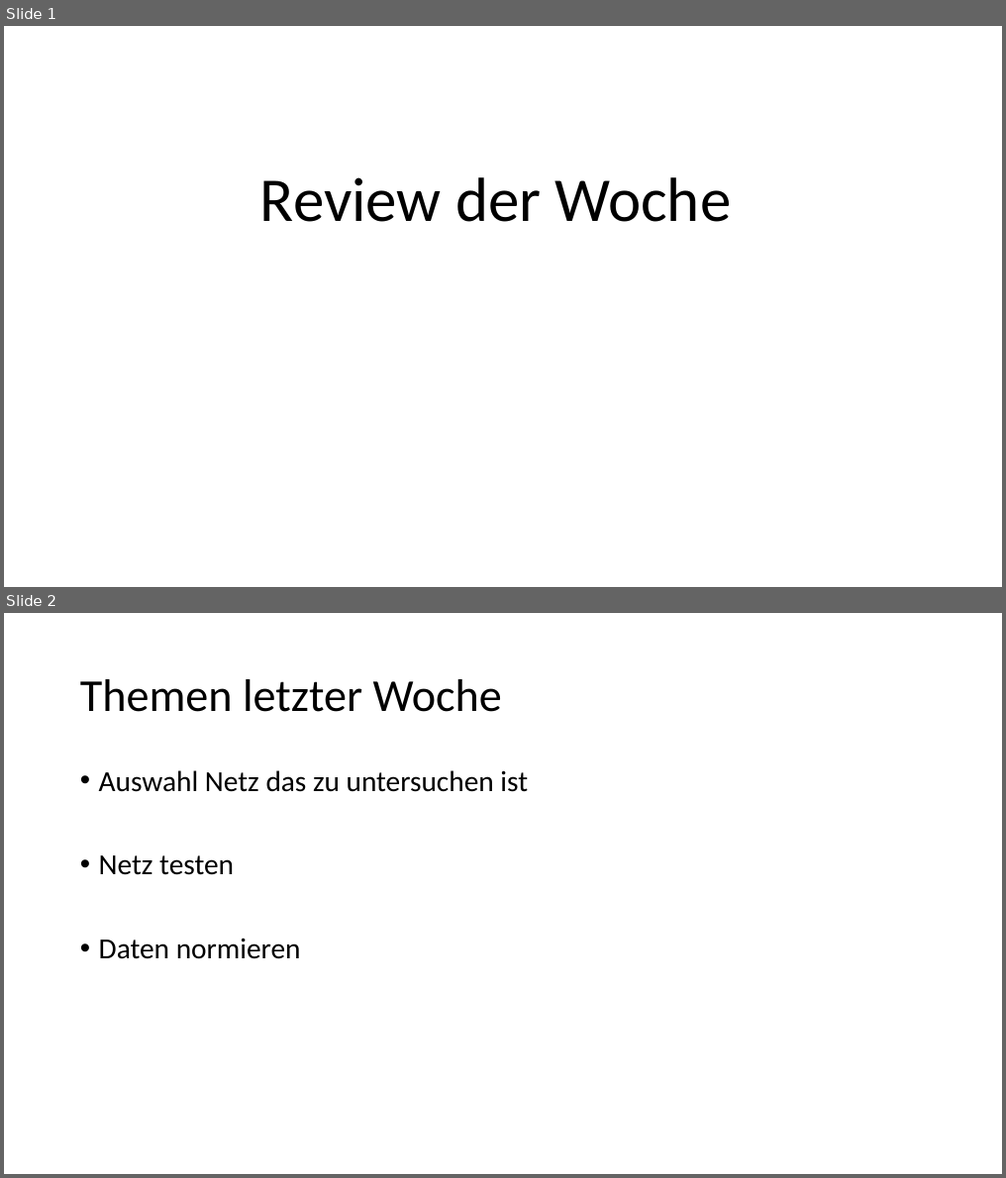
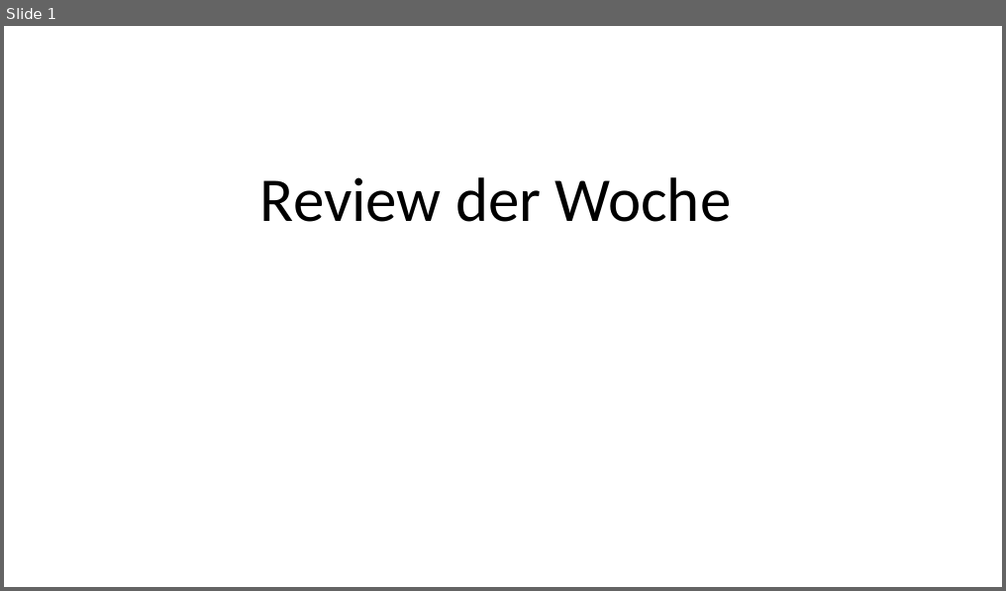
Before and after one commit to resist95/activation-ba, a slide deck: Review der Woche.odp. Shown one above the other, each under a label of ours: slides 1 and 2 before the commit, slide 1 after it. The pictures are 1006x1178 and 1006x591 pixels, drawn with LibreOffice and Linux fonts; fonts in the diff are those of the drawing. Boxes give left, top, right and bottom in pixels: in the first picture for what was removed or moved away, otherwise in the second. Text is boxed around its words. In the diff, an @@ line names an element or a change of style, - is before the commit and + after.

```diff
--- a/Review der Woche.odp
+++ b/Review der Woche.odp
@@ slide 2 removed at (4, 613, 1002, 1174), background #FFFFFF @@
@@ title removed at (80, 679, 502, 712) @@
-Themen letzter Woche
@@ text removed at (99, 770, 528, 959) @@
-• Auswahl Netz das zu untersuchen ist
-• Netz testen
-• Daten normieren
```
Also in this commit, not shown: 2 slides changed, 2 slides added, 12 other slides removed, 1 other file.
